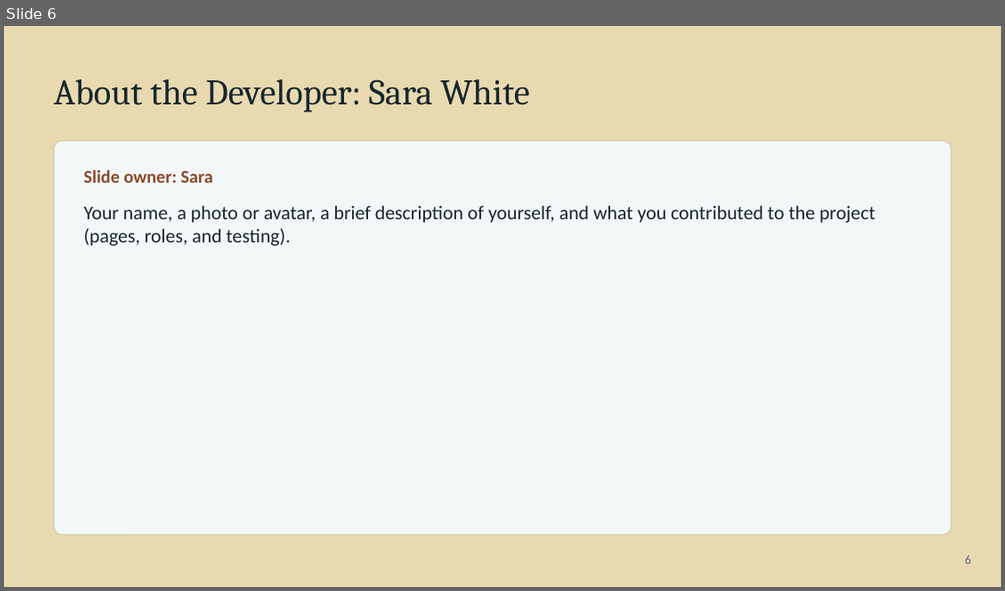
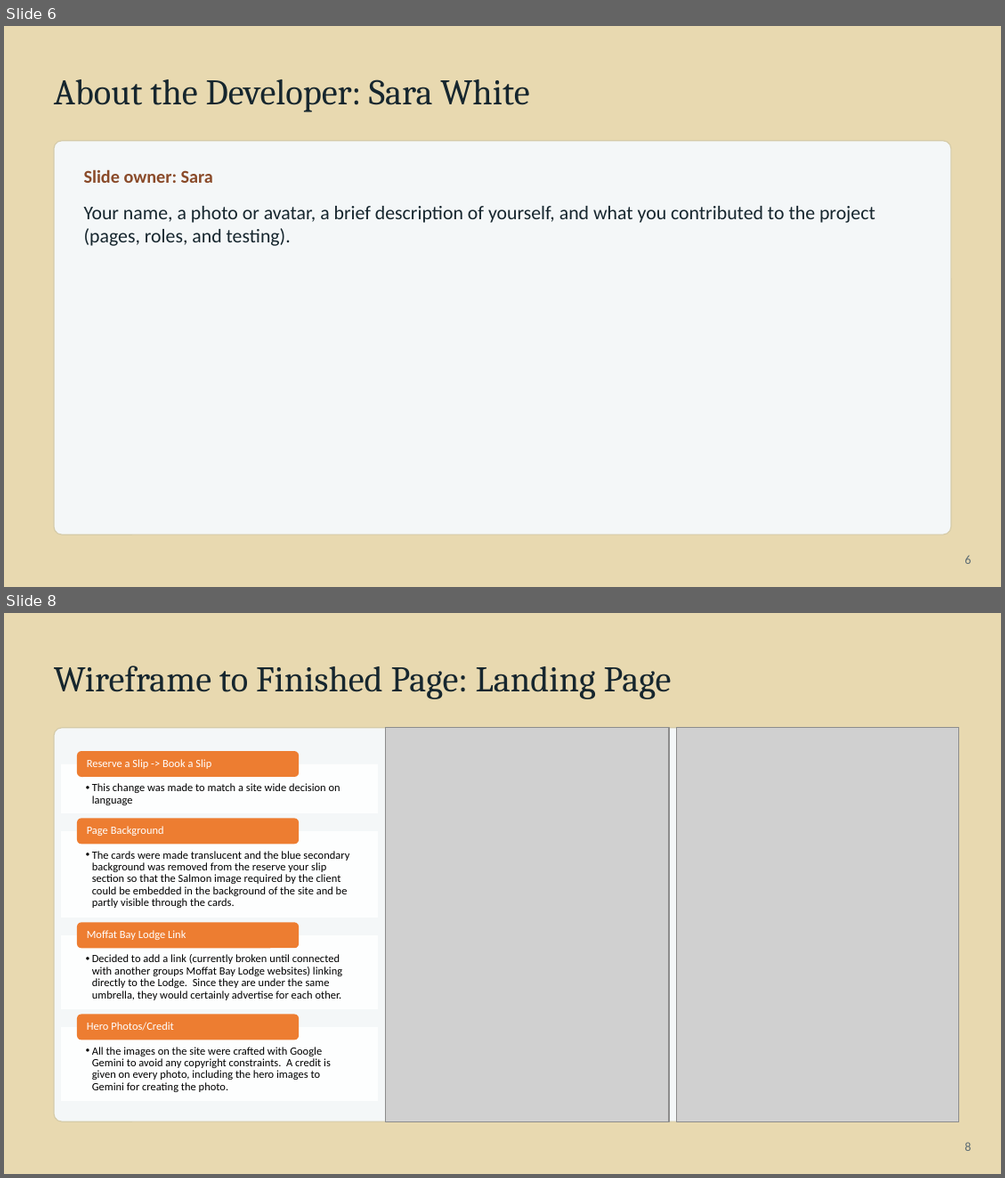
Before and after one commit to BobbyJoeCool/csd460-blueteam, a slide deck: Class_Information/Module-10/Presentation/QA-Presentation-Breutzmann.pptx. Shown one above the other, each under a label of ours: slide 6 before the commit, slides 6 and 8 after it; the slides between them are not shown. The pictures are 1005x591 and 1005x1178 pixels, drawn with LibreOffice and Linux fonts; fonts in the diff are those of the drawing; grey boxes stand for pictures. Boxes give left, top, right and bottom in pixels: in the first picture for what was removed or moved away, otherwise in the second. Text is boxed around its words. In the diff, an @@ line names an element or a change of style, - is before the commit and + after.

```diff
--- a/Class_Information/Module-10/Presentation/QA-Presentation-Breutzmann.pptx
+++ b/Class_Information/Module-10/Presentation/QA-Presentation-Breutzmann.pptx
@@ slide 8 added at <box>4,613,1001,1174</box>, background #E8D9B0 @@
@@ text added at <box>54,666,672,699</box>, 26 pt, text #16262E @@
+Wireframe to Finished Page: Landing Page
@@ rounded rectangle added at <box>54,728,951,1121</box>, fill #F4F7F8, outline #D5CBA8 0.75 pt @@
@@ picture added at <box>386,728,669,1121</box> @@
@@ picture added at <box>677,728,959,1121</box> @@
@@ group added at <box>61,751,378,1101</box>: 8 texts, 4 rectangles, 4 rounded rectangles @@
+  • This change was made to match a site wide decision on language
+Reserve a Slip -> Book a Slip
+  • The cards were made translucent and the blue secondary background was removed from the reserve your slip section so that the Salmon image required by the client could be embedded in the background of the site and be partly visible through the cards.
+Page Background
+  • Decided to add a link (currently broken until connected with another groups Moffat Bay Lodge websites) linking directly to the Lodge. Since they are under the same umbrella, they would certainly advertise for each other.
+Moffat Bay Lodge Link
+  • All the images on the site were crafted with Google Gemini to avoid any copyright constraints. A credit is given on every photo, including the hero images to Gemini for creating the photo.
+Hero Photos/Credit
@@ text added at <box>964,1142,971,1151</box>, 9 pt, text #5B6B73 @@
+8
```
Also in this commit, not shown: 2 slides changed, 3 other slides added, 4 slides removed, 26 other files.
